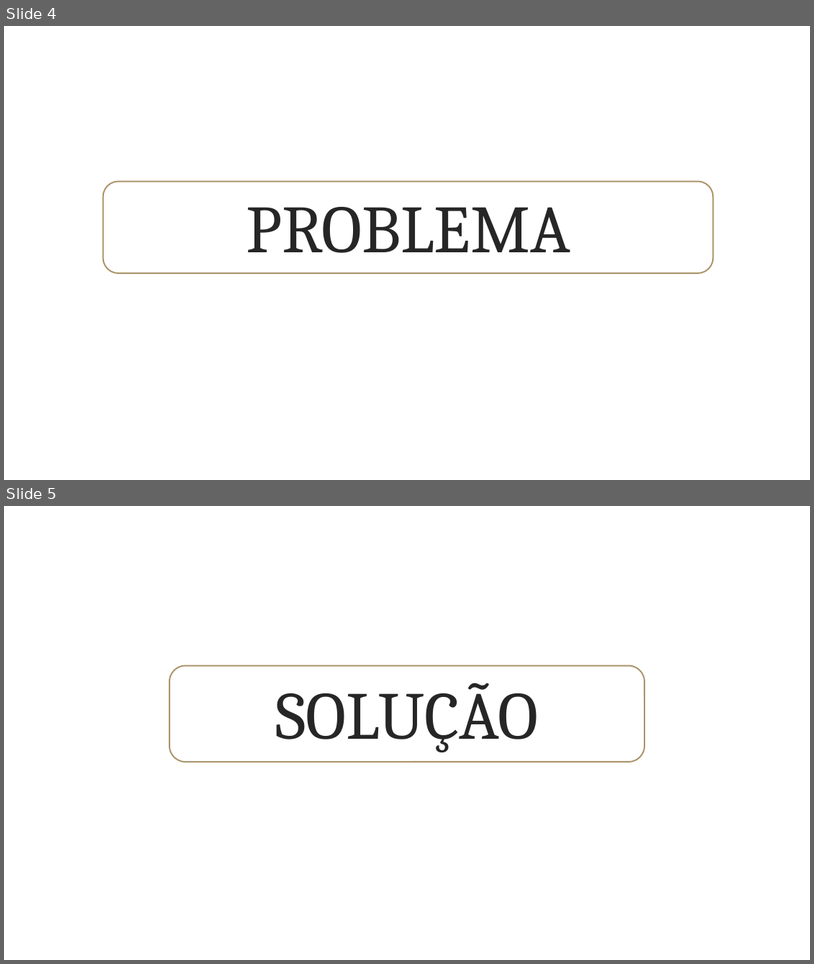
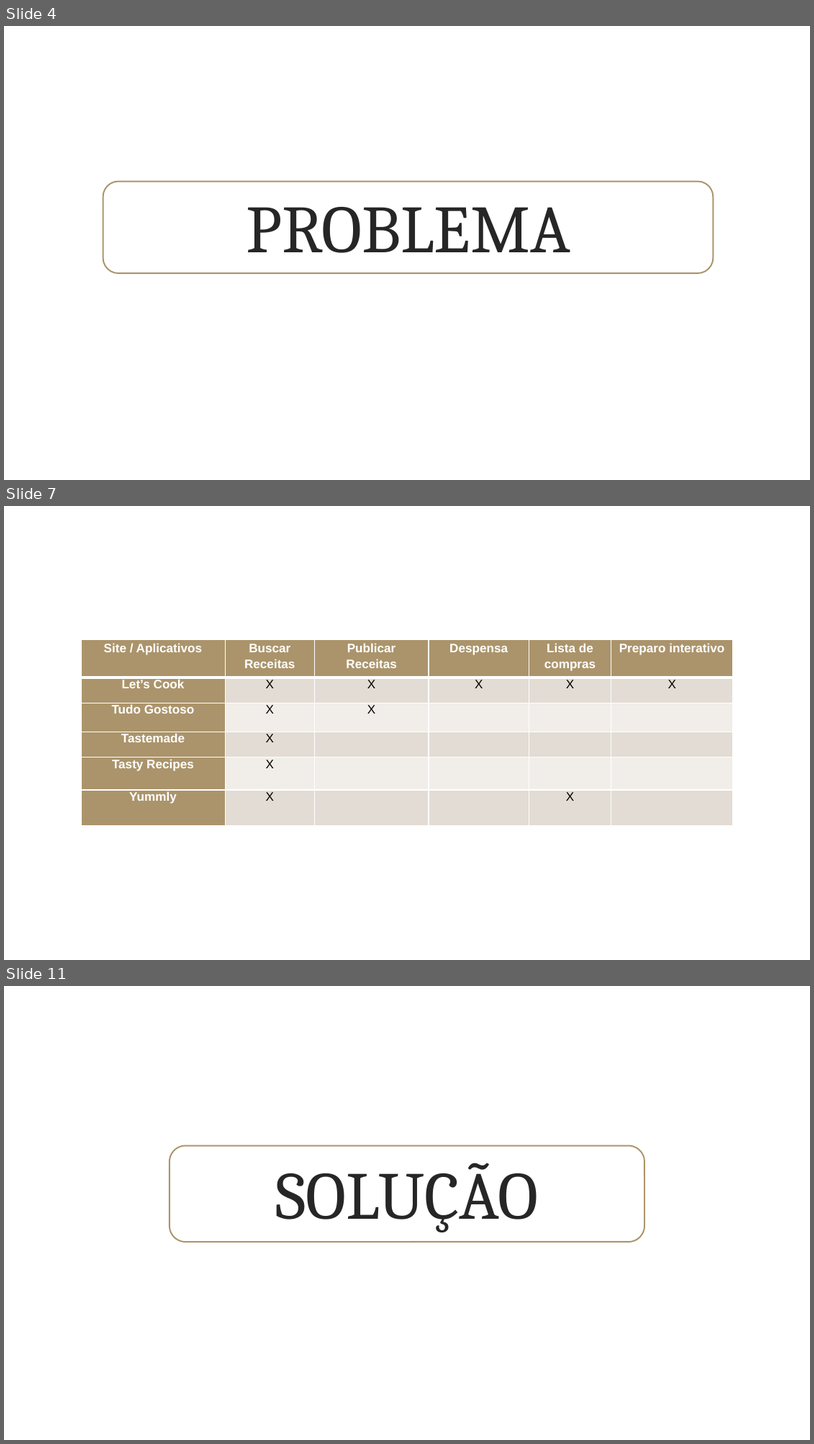
Before and after one commit to papletscook/letscook-doc, a slide deck: projeto/LetsCook_02.pptx. Shown one above the other, each under a label of ours: slides 4 and 5 before the commit, slides 4, 7 and 11 after it; the slides between them are not shown. The pictures are 814x964 and 814x1444 pixels, drawn with LibreOffice and Linux fonts; fonts in the diff are those of the drawing; background and template pictures are left out. Boxes give left, top, right and bottom in pixels: in the first picture for what was removed or moved away, otherwise in the second. Text is boxed around its words. In the diff, an @@ line names an element or a change of style, - is before the commit and + after.

```diff
--- a/projeto/LetsCook_02.pptx
+++ b/projeto/LetsCook_02.pptx
@@ slide 7 added at box(4, 506, 810, 960), background picture (left out) @@
@@ table added at box(80, 639, 734, 826), 6 rows, 6 columns @@
+Site / Aplicativos | Buscar Receitas | Publicar Receitas | Despensa | Lista de compras | Preparo interativo
+Let’s Cook | X | X | X | X | X
+Tudo Gostoso | X | X |  |  | 
+Tastemade | X |  |  |  | 
+Tasty Recipes | X |  |  |  | 
+Yummly | X |  |  | X | 
@@ what was slide 5 is now slide 11 @@
```
Also in this commit, not shown: 1 slide changed, 6 other slides added.
